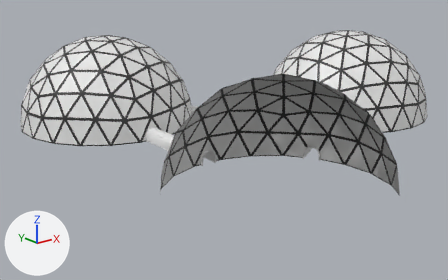
The Blender file Assets/Models/Raw/Dome.blend, before and after one commit.
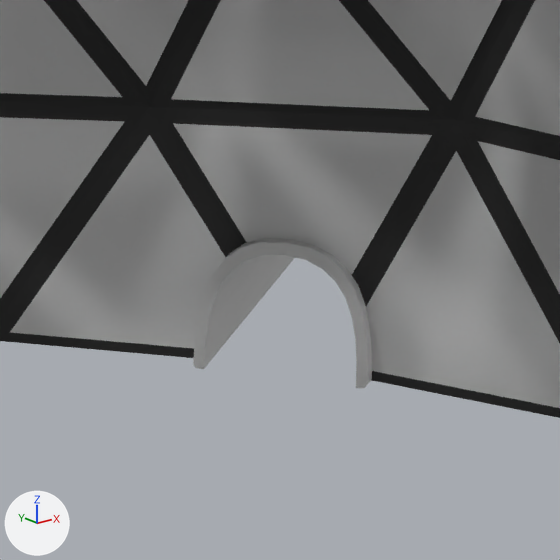
The first picture shows the older version from a 50 mm lens placed at (-38.0, -55.5, 22.2), pointed at (8.2, 2.1, -0.8). The close-ups show both versions on the part from 63% to 76% of the width and 44% to 63% of the height of that picture; other places that the commit changed are outside them. Lighting does not change. The marker at lower left points along +X, +Y and +Z. Everything nearer to the camera than a plane just in front of the edit is cut away.
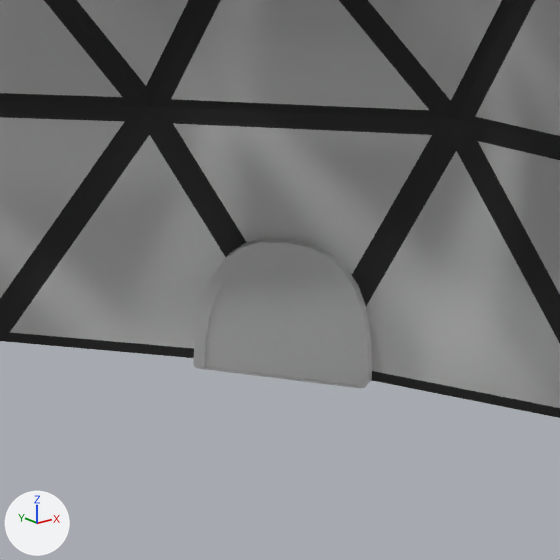
Changed parts and their boxes (x1, y1, x2, y2) in the close-ups (560 x 560 px):
```json
{"object": "Door.009", "change": "added", "after": [205, 255, 356, 385]}
{"object": "Door.008", "change": "added", "after": [204, 367, 356, 388]}
```

Edits to the scene script, one JSON object a line:
```json
{"op": "add", "block": "me_cylinder_008", "code": ["me_cylinder_008 = bpy.data.meshes.new('Cylinder.008')", "me_cylinder_008.from_pydata(...)  # 112 vertices, 108 faces; spans x -0.711..0.711, y -0.054..0.054, z -0.56..0.366"]}
{"op": "add", "block": "me_cylinder_012", "code": ["me_cylinder_012 = bpy.data.meshes.new('Cylinder.012')", "me_cylinder_012.from_pydata([(-0.71, 11.63, -0.56), (-0.71, -0.08, -0.56), (0.71, 11.63, -0.56), (0.71, -0.08, -0.56)], [], [(0, 1, 3, 2)])"]}
{"op": "add", "block": "ob_door_009", "code": ["ob_door_009 = bpy.data.objects.new('Door.009', me_cylinder_008)", "ob_door_009.location = (9.52, -11.39, 0.81)", "ob_door_009.rotation_euler = (0.0, 0.0, 2.095)  # degrees (0, 0, 120)", "ob_door_009.scale = (1.16, 0.892, 1.49)"]}
{"op": "add", "block": "ob_door_008", "code": ["ob_door_008 = bpy.data.objects.new('Door.008', me_cylinder_012)", "ob_door_008.location = (19.05, -5.87, 0.82)", "ob_door_008.rotation_euler = (0.0, 0.0, 2.095)  # degrees (0, 0, 120)", "ob_door_008.scale = (1.19, 0.953, 1.49)", "_m = ob_door_008.modifiers.new('Solidify', 'SOLIDIFY')", "_m.thickness = 0.012", "_m.nonmanifold_thickness_mode = 'FIXED'", "_m.nonmanifold_merge_threshold = 0.0003"]}
```
